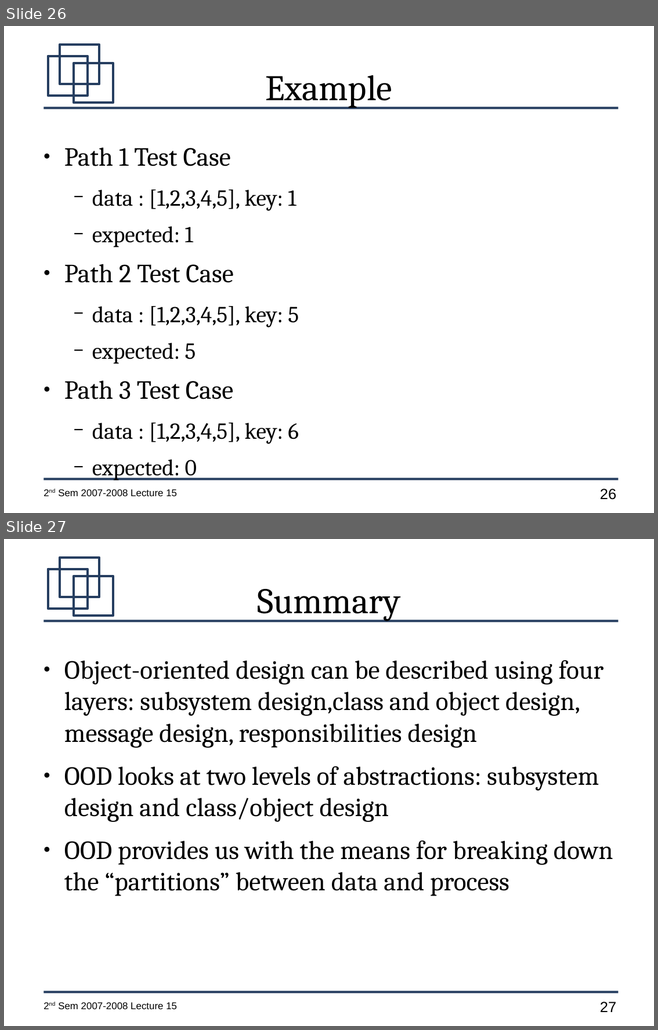
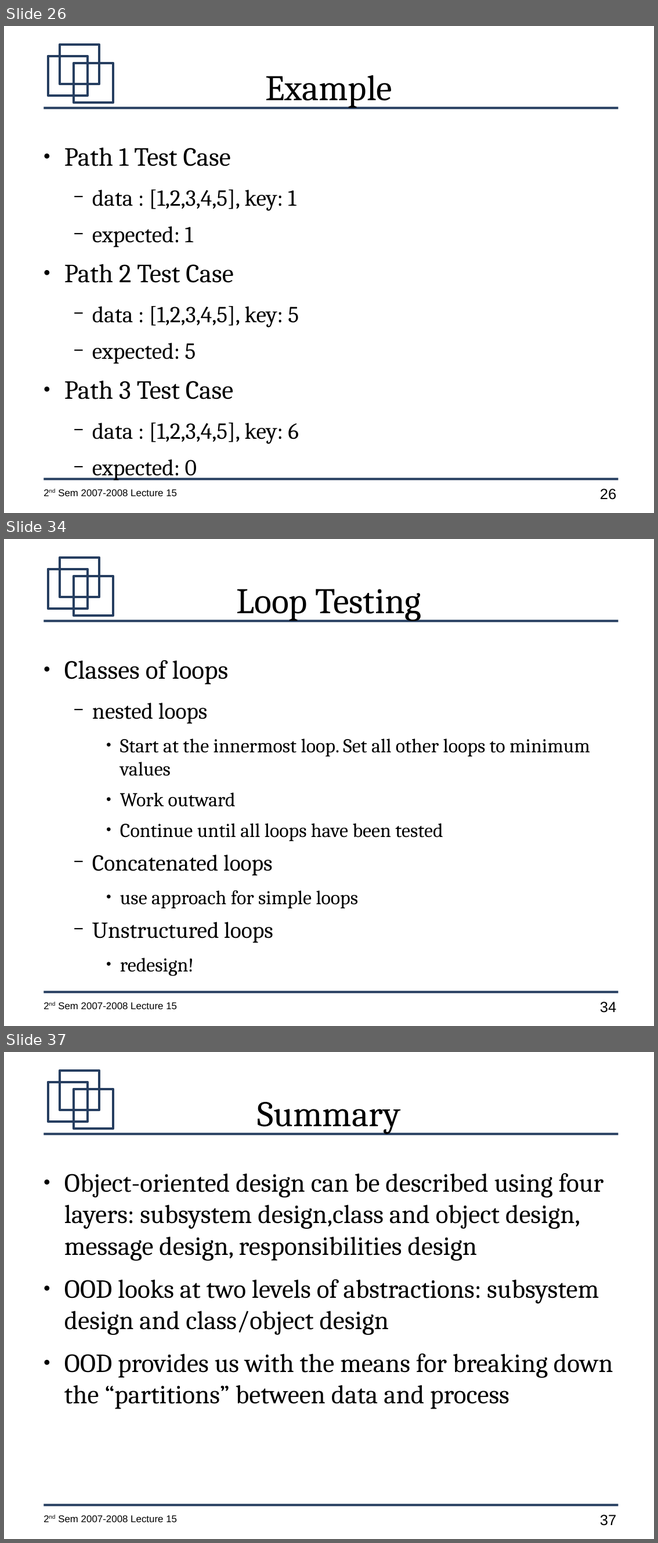
Before and after one commit to jachermocilla/jach-homepage, a slide deck: CMSC128-2nd-Sem-2007-L15.odp. Shown one above the other, each under a label of ours: slides 26 and 27 before the commit, slides 26, 34 and 37 after it; the slides between them are not shown. The pictures are 658x1030 and 658x1543 pixels, drawn with LibreOffice and Linux fonts; fonts in the diff are those of the drawing. Boxes give left, top, right and bottom in pixels: in the first picture for what was removed or moved away, otherwise in the second. Text is boxed around its words. In the diff, an @@ line names an element or a change of style, - is before the commit and + after.

```diff
--- a/CMSC128-2nd-Sem-2007-L15.odp
+++ b/CMSC128-2nd-Sem-2007-L15.odp
@@ slide 34 added at (4, 539, 654, 1026), background #FFFFFF; not listed: 7 template elements that a slide beside it also shows @@
@@ title added at (236, 589, 422, 621), 44 pt, text #000000 @@
+Loop Testing
@@ text added at (64, 660, 590, 976), 24 pt, text #000000 @@
+● Classes of loops
+  − nested loops
+    ● Start at the innermost loop. Set all other loops to minimum values
+    ● Work outward
+    ● Continue until all loops have been tested
+  − Concatenated loops
+    ● use approach for simple loops
+  − Unstructured loops
+    ● redesign!
@@ what was slide 27 is now slide 37 @@
@@ page number at (600, 1515, 616, 1526): text changed @@
-27
+37
```
Also in this commit, not shown: 9 other slides added.
